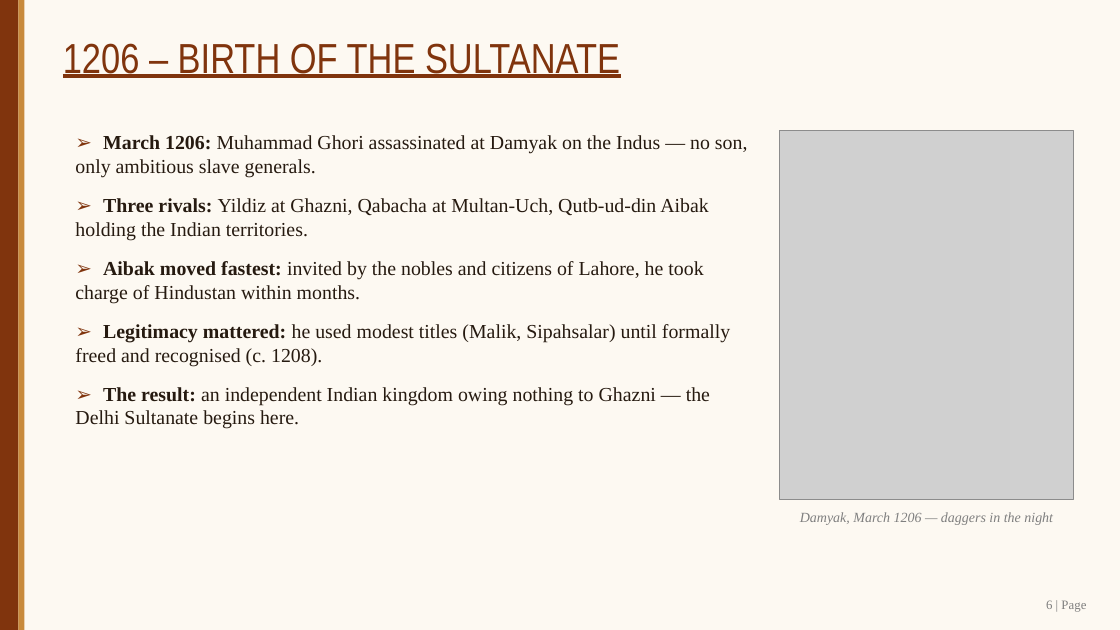
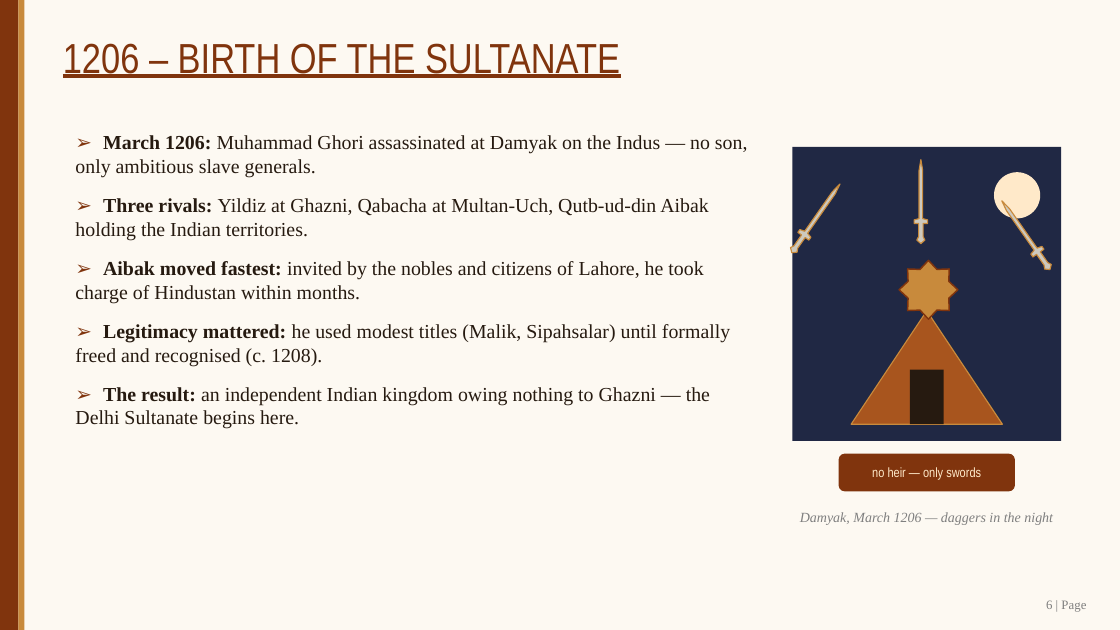
Before and after one commit to SangamSitapuri07/SIH, a slide deck: slide 6 of assignment/Slave_Dynasty_Mamluk_Presentation.pptx. Drawn at 1120x630 pixels with LibreOffice and Linux fonts; fonts in the diff are those of the drawing; grey boxes stand for pictures. Boxes give left, top, right and bottom in pixels: in the first picture for what was removed or moved away, otherwise in the second. Text is boxed around its words. In the diff, an @@ line names an element or a change of style, - is before the commit and + after.

```diff
--- a/assignment/Slave_Dynasty_Mamluk_Presentation.pptx
+++ b/assignment/Slave_Dynasty_Mamluk_Presentation.pptx
@@ picture removed at [780, 130, 1074, 500] @@
@@ rectangle added at [792, 147, 1061, 441], fill #202844 @@
@@ freeform shape added at [914, 160, 928, 244], fill #CDC9BE, outline #C88A3C 1 pt @@
@@ ellipse added at [994, 172, 1040, 218], fill #FFE9C9 @@
@@ freeform shape added at [786, 180, 845, 257], fill #CDC9BE, outline #C88A3C 1 pt @@
@@ freeform shape added at [996, 197, 1055, 274], fill #CDC9BE, outline #C88A3C 1 pt @@
@@ star added at [899, 260, 958, 319], fill #C88A3C, outline #80340D 1.25 pt @@
@@ triangle added at [851, 311, 1002, 424], fill #A8551E, outline #C88A3C 1 pt @@
@@ rectangle added at [910, 370, 944, 424], fill #261A10 @@
@@ rounded rectangle added at [839, 454, 1015, 492], fill #80340D, 11.5 pt, text #FFE9C9 @@
+no heir — only swords
```
Also in this commit, not shown: 13 other slides changed, 2 other files.
